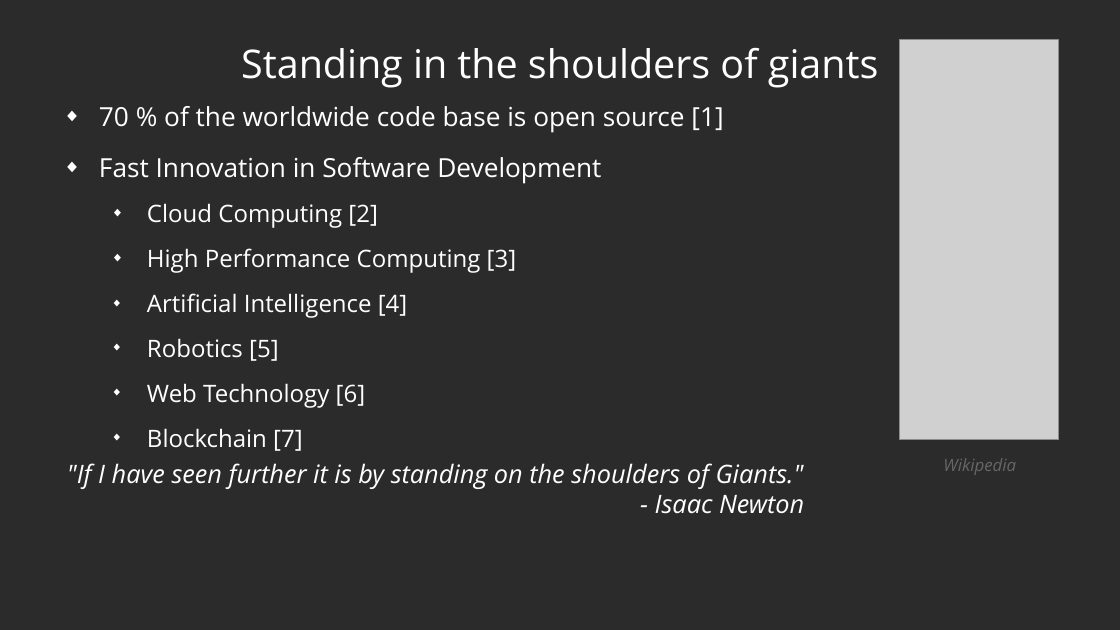
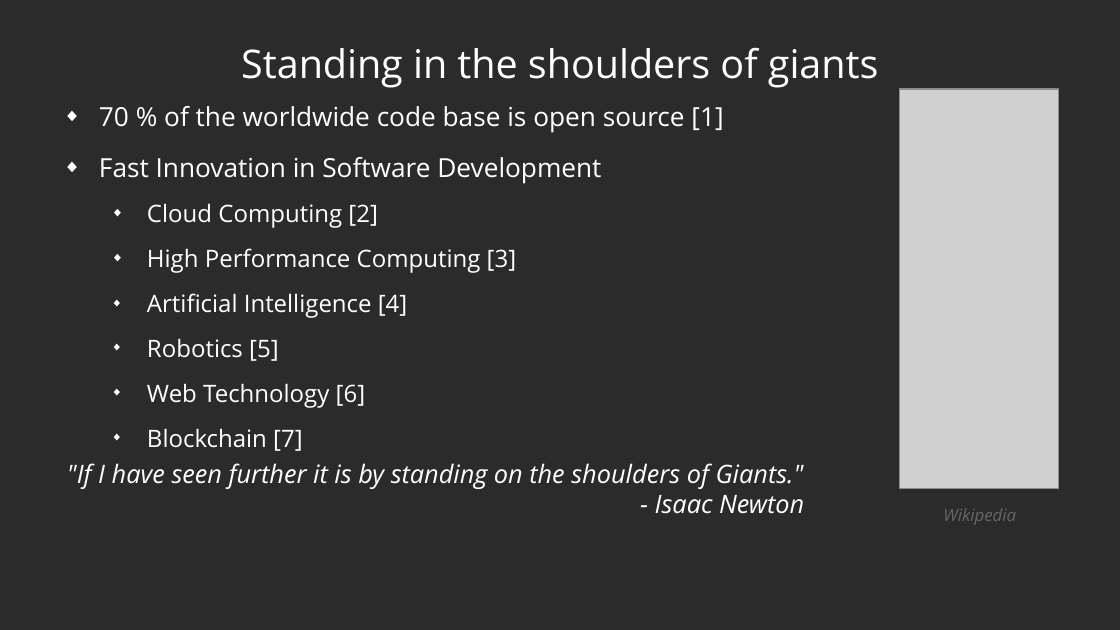
Before and after one commit to protontypes/documents, a slide deck: slide 3 of slides/2020-11-05_protontypes_GeneralSlides_R04.odp. Drawn at 1120x630 pixels with LibreOffice and Linux fonts; fonts in the diff are those of the drawing; grey boxes stand for pictures; background and template pictures are left out; a plain dark background stands for a picture behind light text. Boxes give left, top, right and bottom in pixels: in the first picture for what was removed or moved away, otherwise in the second. Text is boxed around its words. In the diff, an @@ line names an element or a change of style, - is before the commit and + after.

```diff
--- a/slides/2020-11-05_protontypes_GeneralSlides_R04.odp
+++ b/slides/2020-11-05_protontypes_GeneralSlides_R04.odp
@@ picture: place and size @@
-picture at (900,40,1059,440)
+picture at (900,89,1059,490)
@@ text "Wikipedia": place and size @@
-text "Wikipedia" at (943,458,1016,475)
+text "Wikipedia" at (943,508,1016,525)
```
Also in this commit, not shown: 2 other files.
